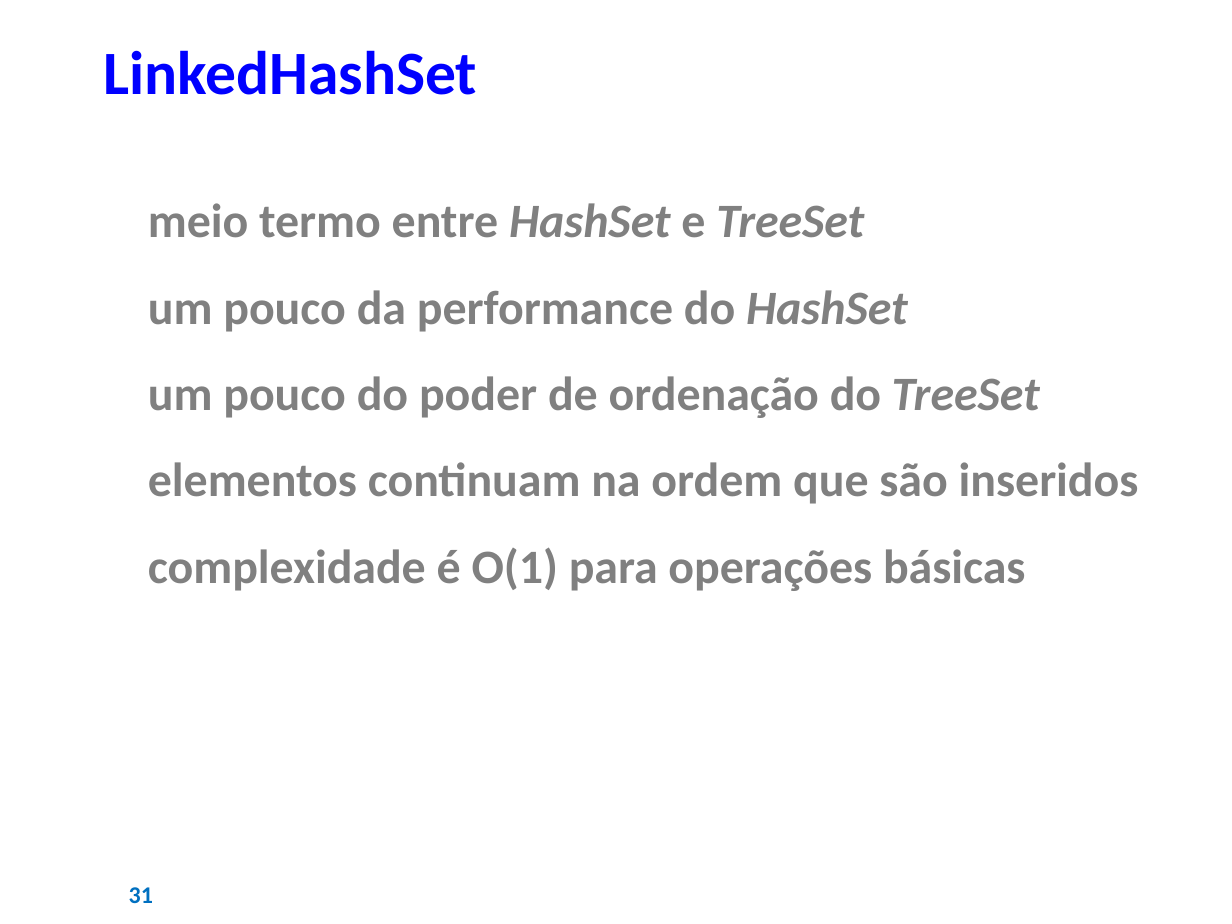
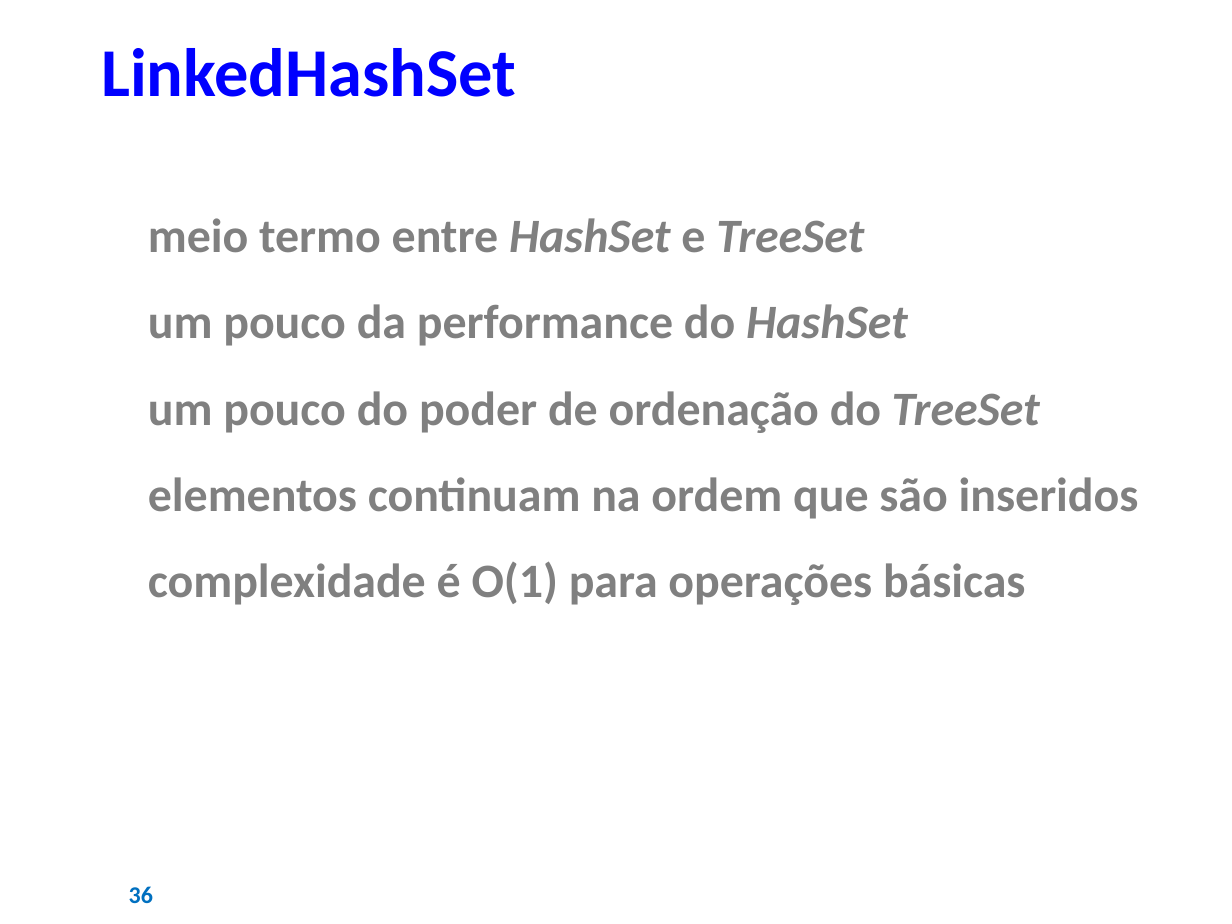
Before and after one commit to AJKFreitas/collections-learning, a slide deck: slide 36 of Estudos - Collections Framework.pptx (slide 31 before the commit). Drawn at 1232x924 pixels with LibreOffice and Linux fonts; fonts in the diff are those of the drawing; background and template pictures are left out. Boxes give left, top, right and bottom in pixels: in the first picture for what was removed or moved away, otherwise in the second. Text is boxed around its words. In the diff, an @@ line names an element or a change of style, - is before the commit and + after.

```diff
--- a/Estudos - Collections Framework.pptx
+++ b/Estudos - Collections Framework.pptx
@@ text "LinkedHashSet" at [101,48,516,97]: size 36 to 40 pt @@
@@ text "meio termo entre HashSet e ...": place and size @@
-text "meio termo entre HashSet e ..." at [148,203,1139,591]
+text "meio termo entre HashSet e ..." at [148,218,1139,605]
@@ page number at [129,886,153,903]: text changed @@
-31
+36
```
Also in this commit, not shown: 37 other slides changed, 8 slides added, 3 slides removed, 52 other files.
